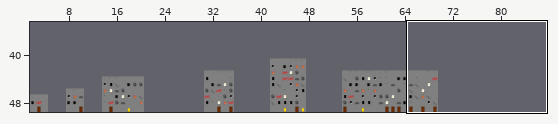
Tiled map: docs/NivelPrueba.tmx. The first picture is a wide view before the edit; the outline marks the close-up.
Close-up. As it was:
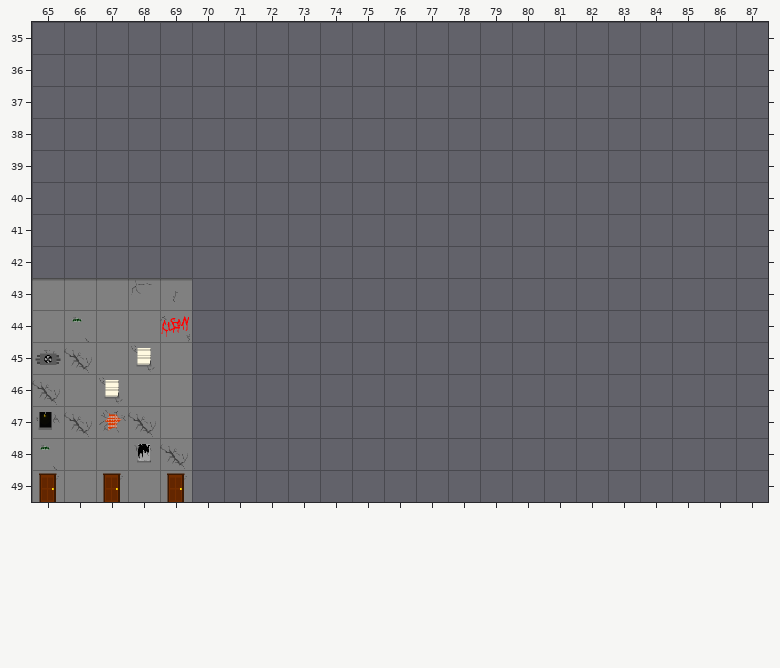
Cells are 64x64 px. Shown: x 65..87, y 35..49.
The same view after the edit:
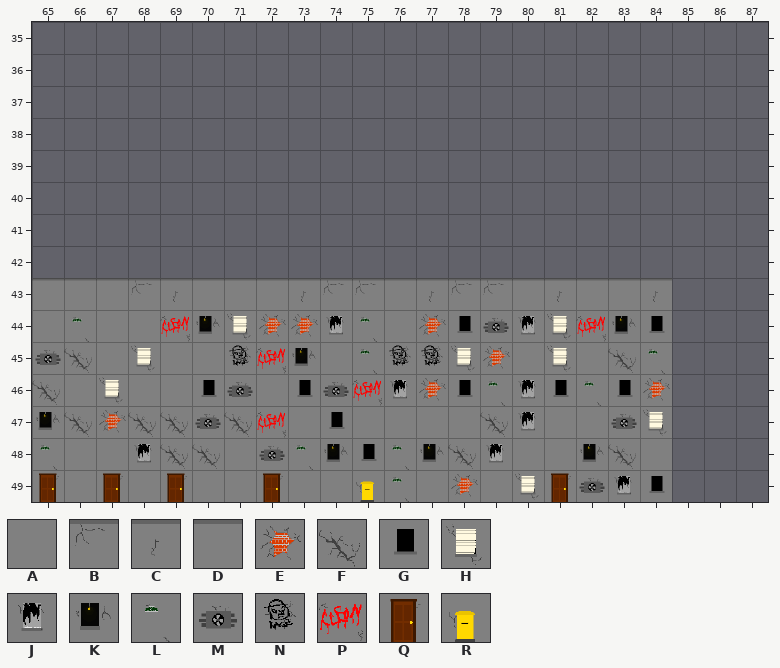
Key: from "tilesetBuildings": A 0, B 16, C 17, D 18, E 24, F 25, G 26, H 32, J 33, K 34, L 40, M 41, N 42, P 48, Q 49, R 50.
_ is an empty cell, . an unchanged one.
Author's note on the commit: Añadido Layer de BrokenGlass e implentada su puesta en el nivel
Changes in this commit:
--- layer "layer"
@@ x 69..84 @@
-43 ._______________
-44 ._______________
-45 ._______________
-46 ._______________
-47 A_______________
-48 ._______________
-49 ._______________
+43 .DDDCBBDCBBDCDDC
+44 .KHEEJLAEGMJHPKG
+45 .ANPKALNNHEAHAFL
+46 .GMAGMPJEGLJGLGE
+47 FMFPAGAAAAFJAAMH
+48 .FAMLKGLKFJAAKFA
+49 .AAQAARLAEAHQMJG
Pixel boxes of the changes (left, top, right, bottom) in both close-ups:
changed: (160, 280, 672, 502)
